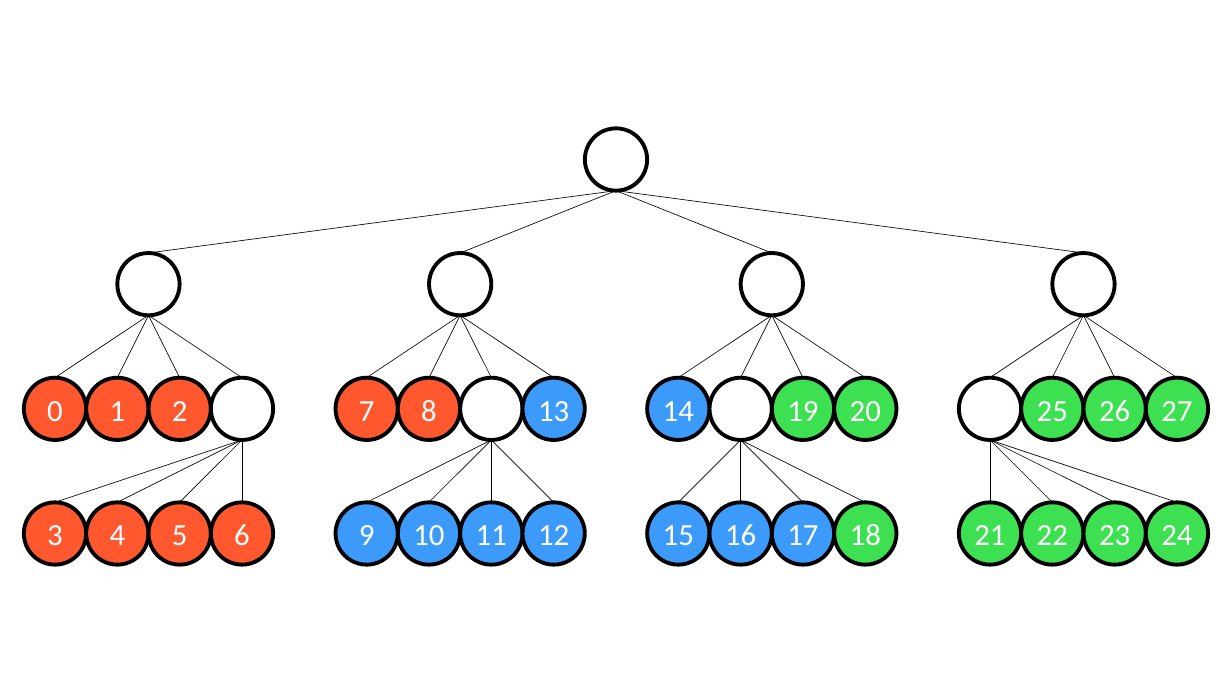
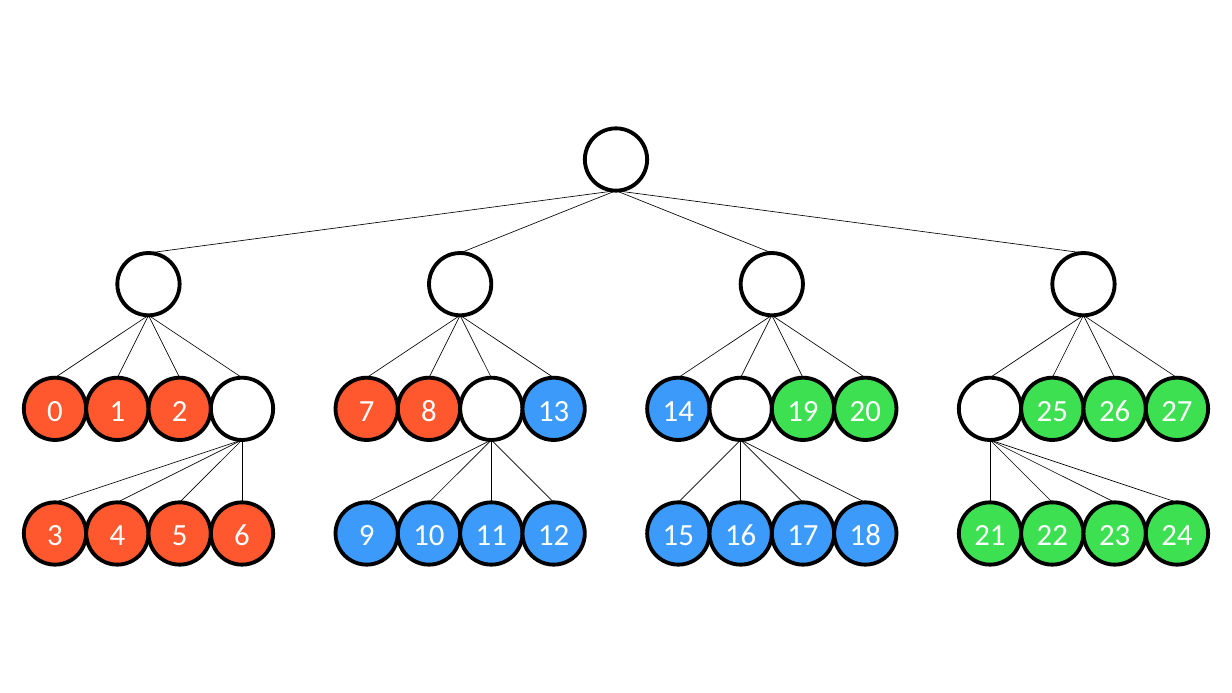
Before and after one commit to DamynChipman/Dissertation, a slide deck: slide 4 of src/figures/figures.pptx (slide 2 before the commit). Drawn at 1232x693 pixels with LibreOffice and Linux fonts; fonts in the diff are those of the drawing. Boxes give left, top, right and bottom in pixels: in the first picture for what was removed or moved away, otherwise in the second. Text is boxed around its words. In the diff, an @@ line names an element or a change of style, - is before the commit and + after.

```diff
--- a/src/figures/figures.pptx
+++ b/src/figures/figures.pptx
@@ ellipse "18" at [835,503,897,565]: fill #3CE050 to #3C9BFA @@
```
Also in this commit, not shown: 1 other slide changed, 3 slides added, 10 other files.
